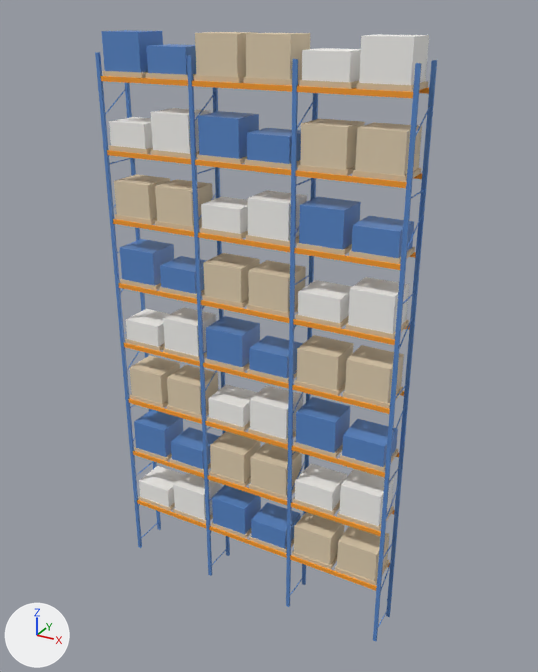
Two versions of the glTF model modules/assets/internal/models/industrial/industrial.racking.high_bay.glb, one commit apart.
Rendered twice from a camera (50 mm lens) standing at (8.97, -15.54, 15.98) and looking at (0.26, 0.3, 8.06). The lights are fixed; the arrows at lower left show +X, +Y and +Z. The older version comes first.

Objects in the first picture: 'main__fabric_white', 'main__hivis_orange', 'main__plastic_blue', 'main__plywood', 'main__softwood'.
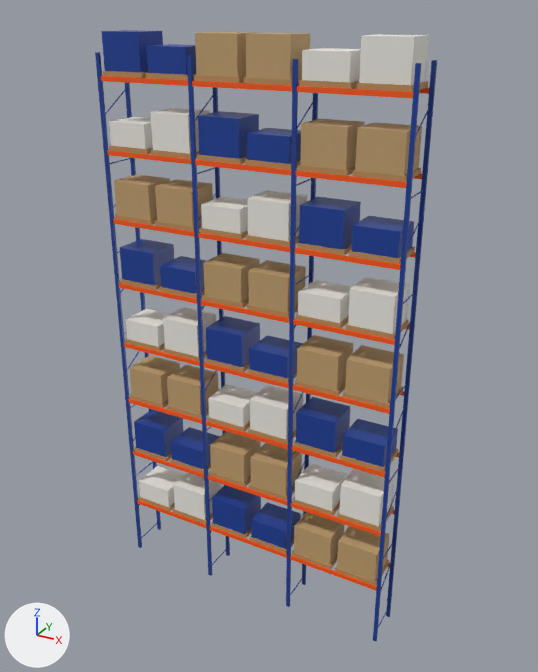
What differs and where, as boxes (x1, y1, x2, y2) in the pictures (538 x 672 px):
'main__plastic_blue', recoloured (darker)
    both: (95, 30, 437, 641)
'main__plywood', recoloured (beige to brown)
    both: (114, 32, 422, 581)
'main__softwood', recoloured
    both: (103, 71, 428, 586)
'main__hivis_orange', recoloured
    both: (101, 76, 429, 591)

What the commit changed:
Material 'hivis_orange' (mat_hivis_orange) changes colour from orange #ffa027 to orange #ff5905; in linear values from (1.0, 0.35, 0.02) to (1.0, 0.101, 0.0015).
Material 'plastic_blue' (mat_plastic_blue) changes colour from blue #5989cb to blue #194099; in linear values from (0.1, 0.25, 0.6) to (0.01, 0.0509, 0.319).
Material 'plywood' (mat_plywood) changes colour from beige #e2d0b1 to brown #c2a170; in linear values from (0.76, 0.63, 0.44) to (0.538, 0.355, 0.163).
Material 'softwood' (mat_softwood) changes colour from beige #ddc5a2 to orange #b88f5c; in linear values from (0.72, 0.56, 0.36) to (0.477, 0.274, 0.106).
